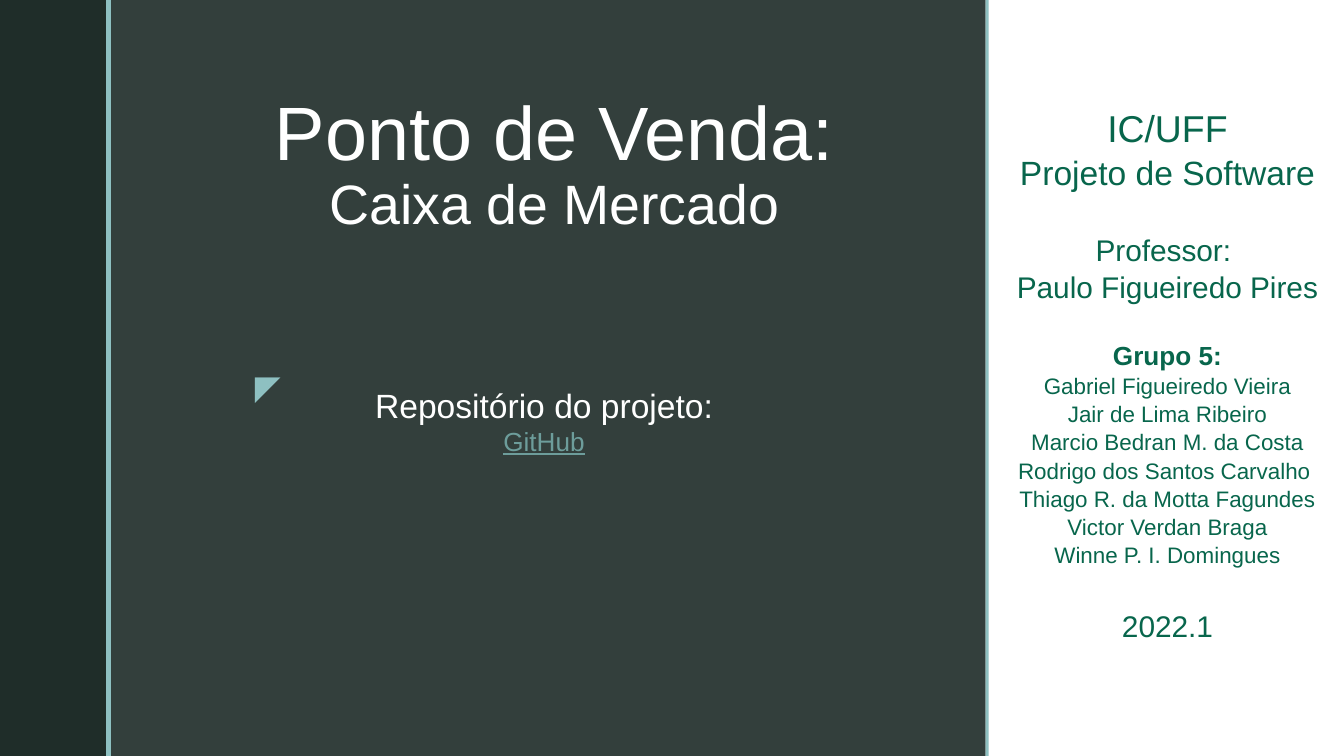
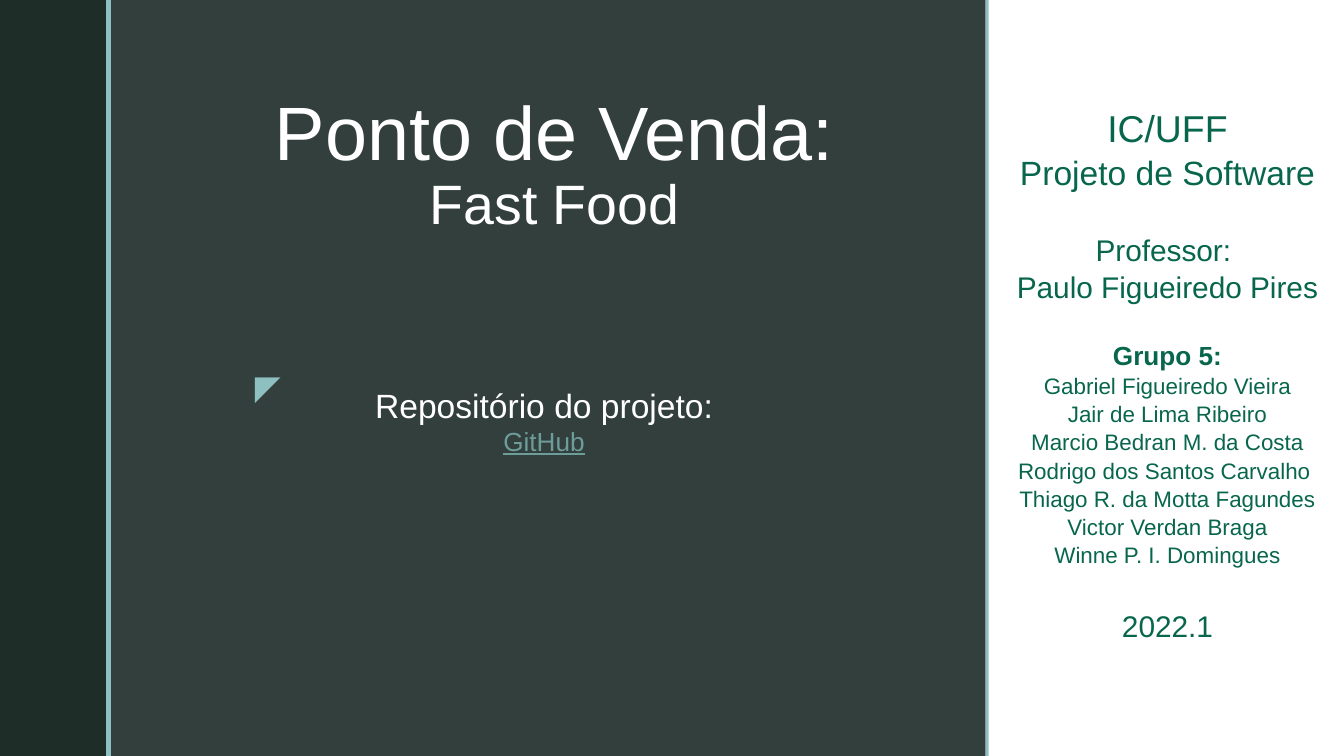
Before and after one commit to GabrielFVieira/PDV_Grupo5_Projeto_Software, a slide deck: slide 1 of documentos/Casos de Uso/CasosDeUso_Requisitos.pptx. Drawn at 1344x756 pixels with LibreOffice and Linux fonts; fonts in the diff are those of the drawing; background and template pictures are left out. Boxes give left, top, right and bottom in pixels: in the first picture for what was removed or moved away, otherwise in the second. Text is boxed around its words. In the diff, an @@ line names an element or a change of style, - is before the commit and + after.

```diff
--- a/documentos/Casos de Uso/CasosDeUso_Requisitos.pptx
+++ b/documentos/Casos de Uso/CasosDeUso_Requisitos.pptx
@@ title at bbox=[275, 105, 833, 225]: text changed; size 29.7 to 40.5 pt @@
-Ponto de Venda: Caixa de Mercado
+Ponto de Venda: Fast Food
```
Also in this commit, not shown: 16 other slides changed, 3 slides added, 2 slides removed, 3 other files.
